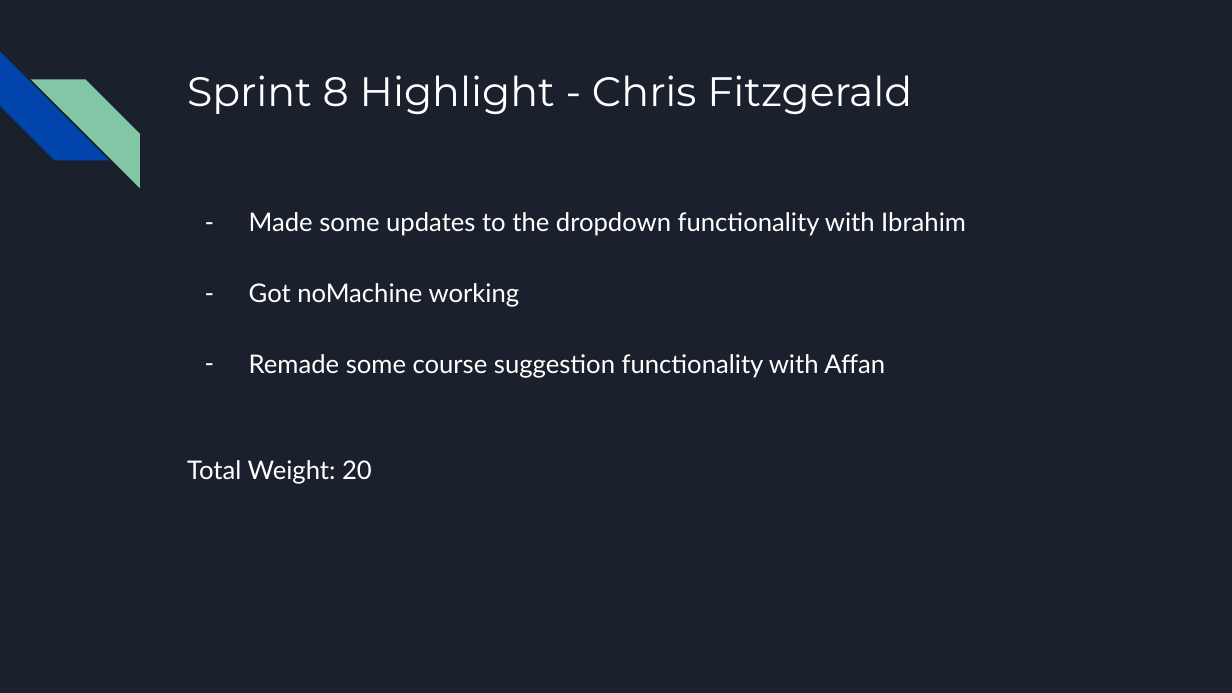
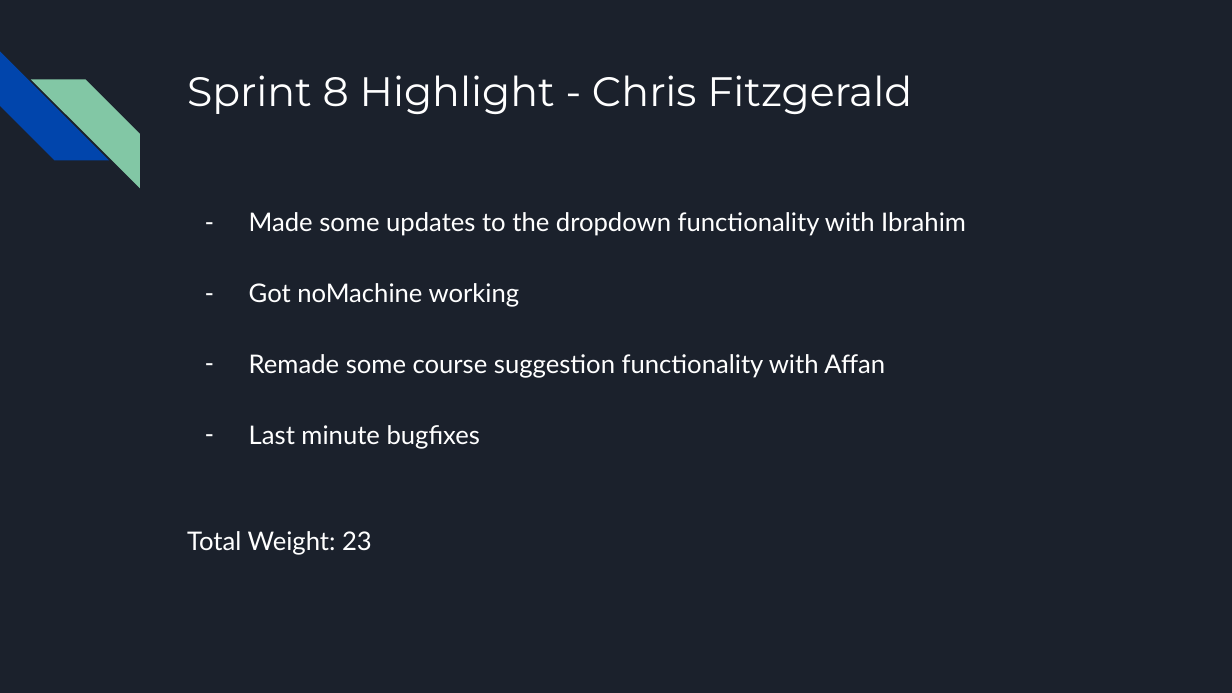
Before and after one commit to irather/Guelph-Scheduler-App, a slide deck: slide 8 of CIS3760_Retro.pptx. Drawn at 1232x693 pixels with LibreOffice and Linux fonts; fonts in the diff are those of the drawing. Boxes give left, top, right and bottom in pixels: in the first picture for what was removed or moved away, otherwise in the second. Text is boxed around its words. In the diff, an @@ line names an element or a change of style, - is before the commit and + after.

Commit message:
updated powerpoint

```diff
--- a/CIS3760_Retro.pptx
+++ b/CIS3760_Retro.pptx
@@ text at box(187, 425, 480, 555): text changed @@
-Total Weight: 20
+– Last minute bugfixes
+Total Weight: 23
```
